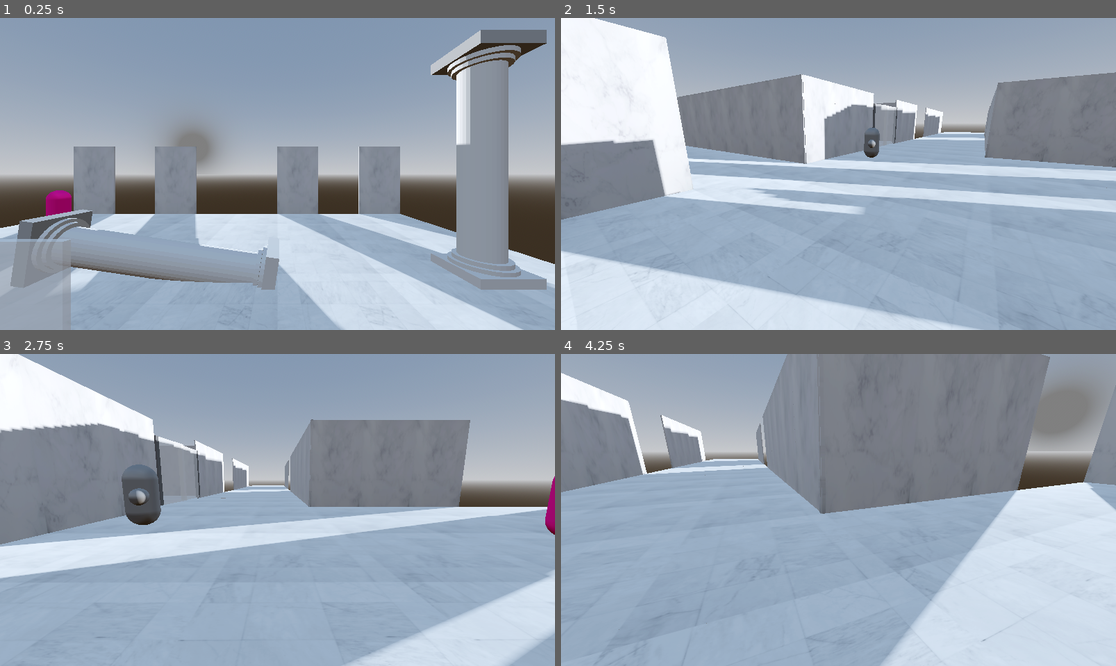
Above: before the commit, frames 1-4 (two rows, left to right).
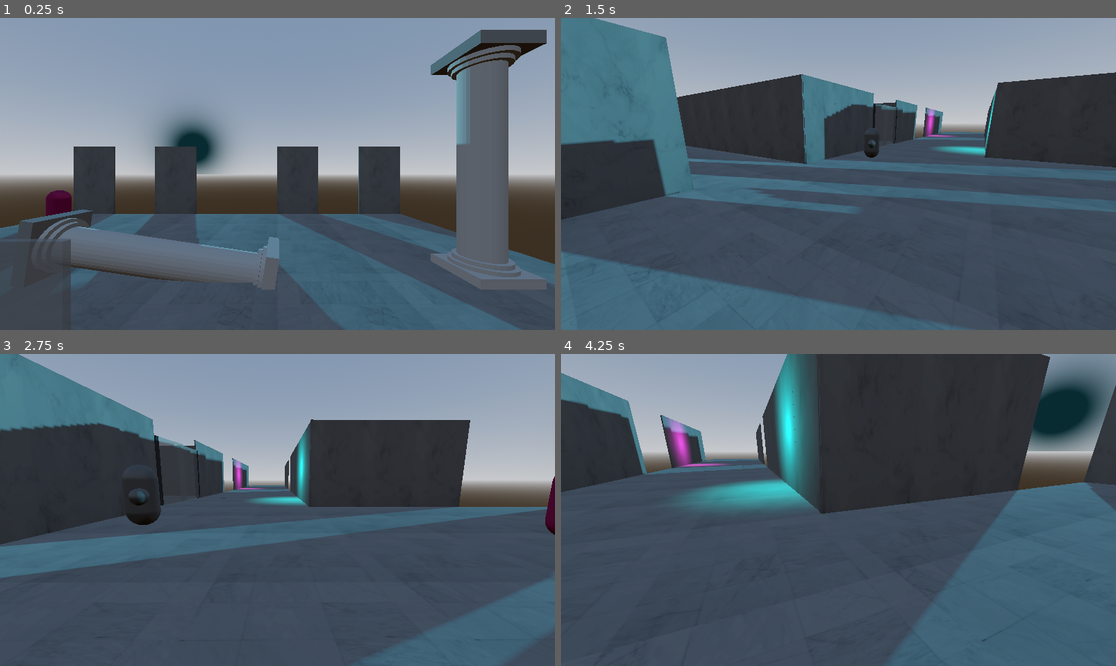
Above: after the commit, the same moments.

Repository: ScanlineStudios/CrystalPacificLakeHeights
Game: Godot game, scene res://scenes/levels/TestLevel.tscn
The game is run twice, just before and just after one commit, with the same random seed, the same clock (stepped at 60 frames per second) and the same inputs.
Inputs (mouse positions are in pixels of both pictures, inside the frame that each line leads up to):
- Up to frame 1 (0.25 s): no input
- Up to frame 2 (1.5 s): tap Enter (ui_accept) at 0.5, 0.77 s; move the mouse to (960, 158) at 0.52 s; hold D (right) 0.53-1.28 s; click (960, 158) at 0.6 s; move the mouse to (810, 174) at 1.27 s; hold W (forward) from 1.28 s (still down); click (810, 174) at 1.35 s
- Up to frame 3 (2.75 s): keep holding W (forward); tap Enter (ui_accept) at 1.52 s; move the mouse to (288, 503) at 2.02 s; click (288, 503) at 2.1 s
- Up to frame 4 (4.25 s): keep holding W (forward); move the mouse to (832, 516) at 2.77 s; click (832, 516) at 2.85 s; tap Enter (ui_accept) at 3.02, 3.77 s; move the mouse to (877, 513) at 3.52 s; click (877, 513) at 3.6 s

The runs differ from the first frame. In frame 1, 50% of the frame differs, in the area x 0-100%, y 3-100%; in frame 2, 81%; in frame 3, 74%; in frame 4, 90%, in the area x 0-100%, y 0-100%.

Commit message:
Lighting experimentation

Diff:
--- a/scenes/levels/TestLevel.tscn
+++ b/scenes/levels/TestLevel.tscn
@@ -19,6 +19,7 @@
 [sub_resource type="Environment" id="Environment_xpgfg"]
 background_mode = 2
 sky = SubResource("Sky_u3prm")
+ambient_light_sky_contribution = 0.17
 tonemap_mode = 2
 glow_enabled = true
 volumetric_fog_enabled = true
@@ -33,6 +34,7 @@
 
 [node name="DirectionalLight3D" type="DirectionalLight3D" parent="."]
 transform = Transform3D(-0.924546, 0.0451203, -0.37839, 0, 0.992966, 0.118404, 0.38107, 0.10947, -0.918042, 0, 0, 0)
+light_color = Color(0.168627, 0.4, 0.443137, 1)
 light_energy = 0.39
 light_indirect_energy = 0.086
 light_volumetric_fog_energy = 0.696
@@ -754,3 +756,21 @@
 
 [node name="Floor120" parent="Shop1" instance=ExtResource("1_c7ma5")]
 transform = Transform3D(1, 0, 0, 0, 1, 0, 0, 0, 1, -13.6, 0, 16.4)
+
+[node name="Lights" type="Node3D" parent="."]
+
+[node name="OmniLight3D" type="OmniLight3D" parent="Lights"]
+transform = Transform3D(1, 0, 0, 0, 1, 0, 0, 0, 1, -19.2011, 2.60578, 0.671902)
+light_color = Color(0, 1, 1, 1)
+
+[node name="OmniLight3D2" type="OmniLight3D" parent="Lights"]
+transform = Transform3D(1, 0, 0, 0, 1, 0, 0, 0, 1, -40.4161, 2.60578, 7.73077)
+light_color = Color(0.992157, 0.266667, 0.937255, 1)
+
+[node name="OmniLight3D3" type="OmniLight3D" parent="Lights"]
+transform = Transform3D(1, 0, 0, 0, 1, 0, 0, 0, 1, -9.34865, 3.37565, 13.6753)
+light_color = Color(0.992157, 1, 0.937255, 1)
+light_energy = 0.515
+light_size = 0.293
+light_specular = 0.533
+omni_range = 5.53384
